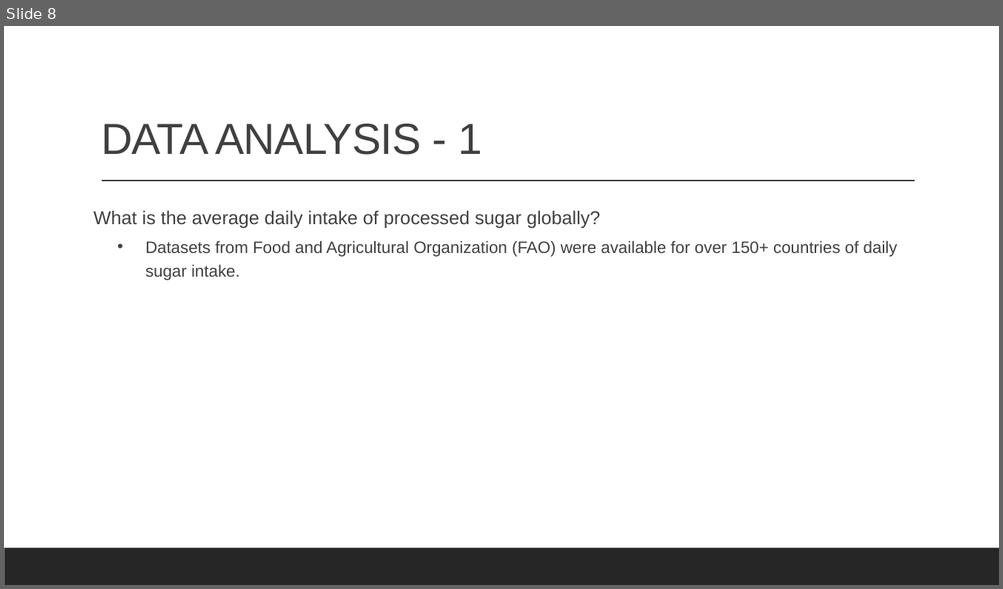
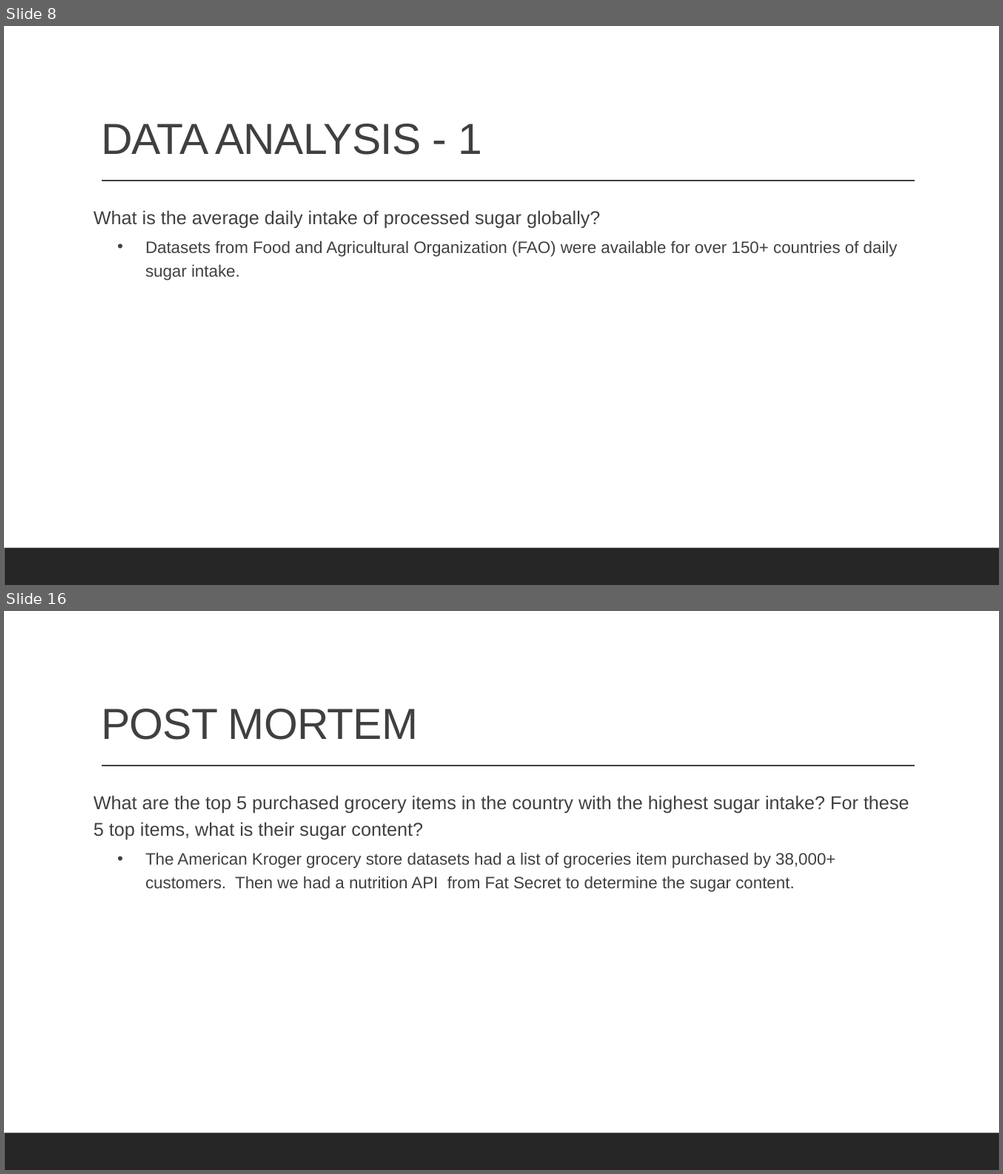
Before and after one commit to cbeachey/project1_influencers, a slide deck: Effects of Sugar Consumption.pptx. Shown one above the other, each under a label of ours: slide 8 before the commit, slides 8 and 16 after it; the slides between them are not shown. The pictures are 1003x589 and 1003x1174 pixels, drawn with LibreOffice and Linux fonts; fonts in the diff are those of the drawing. Boxes give left, top, right and bottom in pixels: in the first picture for what was removed or moved away, otherwise in the second. Text is boxed around its words. In the diff, an @@ line names an element or a change of style, - is before the commit and + after.

```diff
--- a/Effects of Sugar Consumption.pptx
+++ b/Effects of Sugar Consumption.pptx
@@ slide 16 added at (4,611,999,1170), background #FFFFFF; not listed: 2 template elements that a slide beside it also shows @@
@@ title added at (101,709,418,740), 42 pt, text #404040 @@
+POST MORTEM
@@ text added at (94,795,909,892), 16 pt, text #404040 @@
+What are the top 5 purchased grocery items in the country with the highest sugar intake? For these 5 top items, what is their sugar content?
+  • The American Kroger grocery store datasets had a list of groceries item purchased by 38,000+ customers. Then we had a nutrition API from Fat Secret to determine the sugar content.
```
Also in this commit, not shown: 3 slides changed, 7 other slides added, 2 slides removed, 1 other file.
